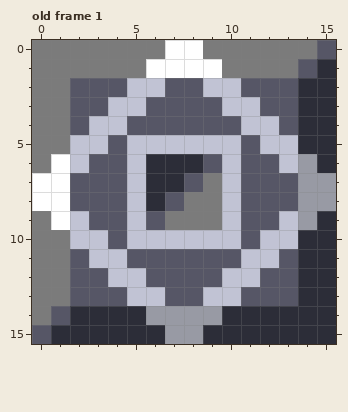
Pixel-art file -- assets/sprites/objects/starter-extractor.aseprite. Above: the version before the commit.
16x16 pixels, 1 frame. Shown: old frame 1. The commit also changed other frames, which this record leaves out.
After the commit:
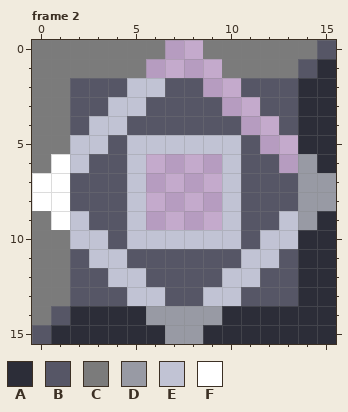
Palette (. is transparent): A #2c2d38  B #565666  C #7b7b7b  D #989aa4  E #c1c3d4  F #ffffff
A new or re-ordered frame is compared with the old frame closest to it.
Message: nicer extractor animation
What changed:
frames 1 -> 4
--- frame 2 is new; against old frame 1
@@ x 0..15 @@
- 0 CCCCCCCFFCCCCCCB
- 1 CCCCCCFFFFCCCCBA
- 2 CCBBBEEBBEEBBBAA
- 3 CCBBEEBBBBEEBBAA
- 4 CCBEEBBBBBBEEBAA
- 5 CCEEBEEEEEEBEEAA
- 6 CFEBBEAAABEBBEDA
- 7 FFBBBEAABCEBBBDD
- 8 FFBBBEABCCEBBBDD
- 9 CFEBBEBCCCEBBEDA
+ 0 CCCCCCC..CCCCCCB
+ 1 CCCCCC....CCCCBA
+ 2 CCBBBEEBB..BBBAA
+ 3 CCBBEEBBBB..BBAA
+ 4 CCBEEBBBBBB..BAA
+ 5 CCEEBEEEEEEB..AA
+ 6 CFEBBE....EBB.DA
+ 7 FFBBBE....EBBBDD
+ 8 FFBBBE....EBBBDD
+ 9 CFEBBE....EBBEDA
 10 CCEEBEEEEEEBEEAA
Changed places in both pictures, as pixel boxes (x1, y1, x2, y2):
erased: (146, 40, 298, 230)
